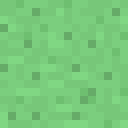
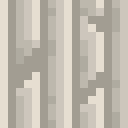
Comparing the layer stacks of the two 128 x 128 images. Changes:
added layer "Deadly Fibrecap" above "Poisonous" over [0, 0, 128, 128]
